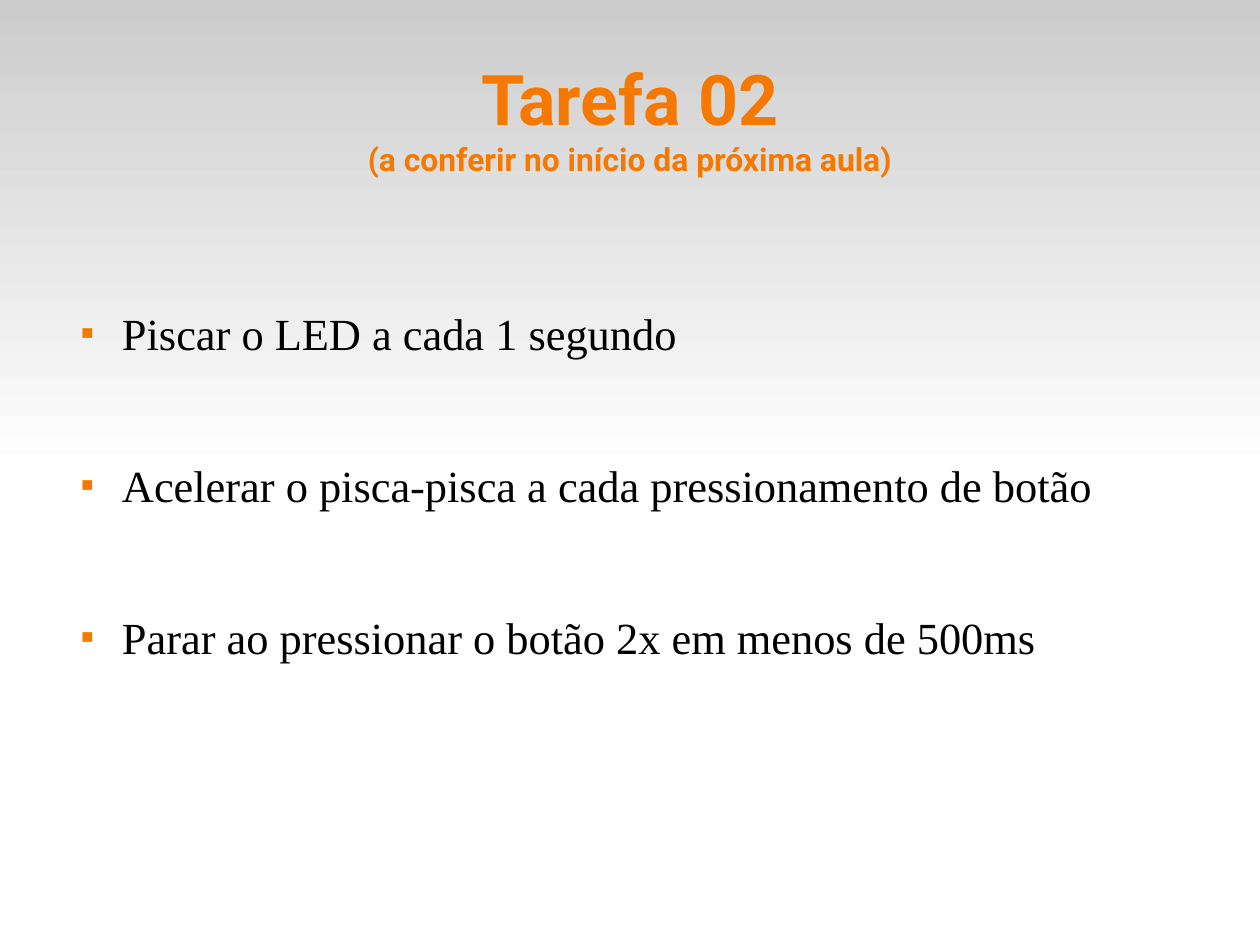
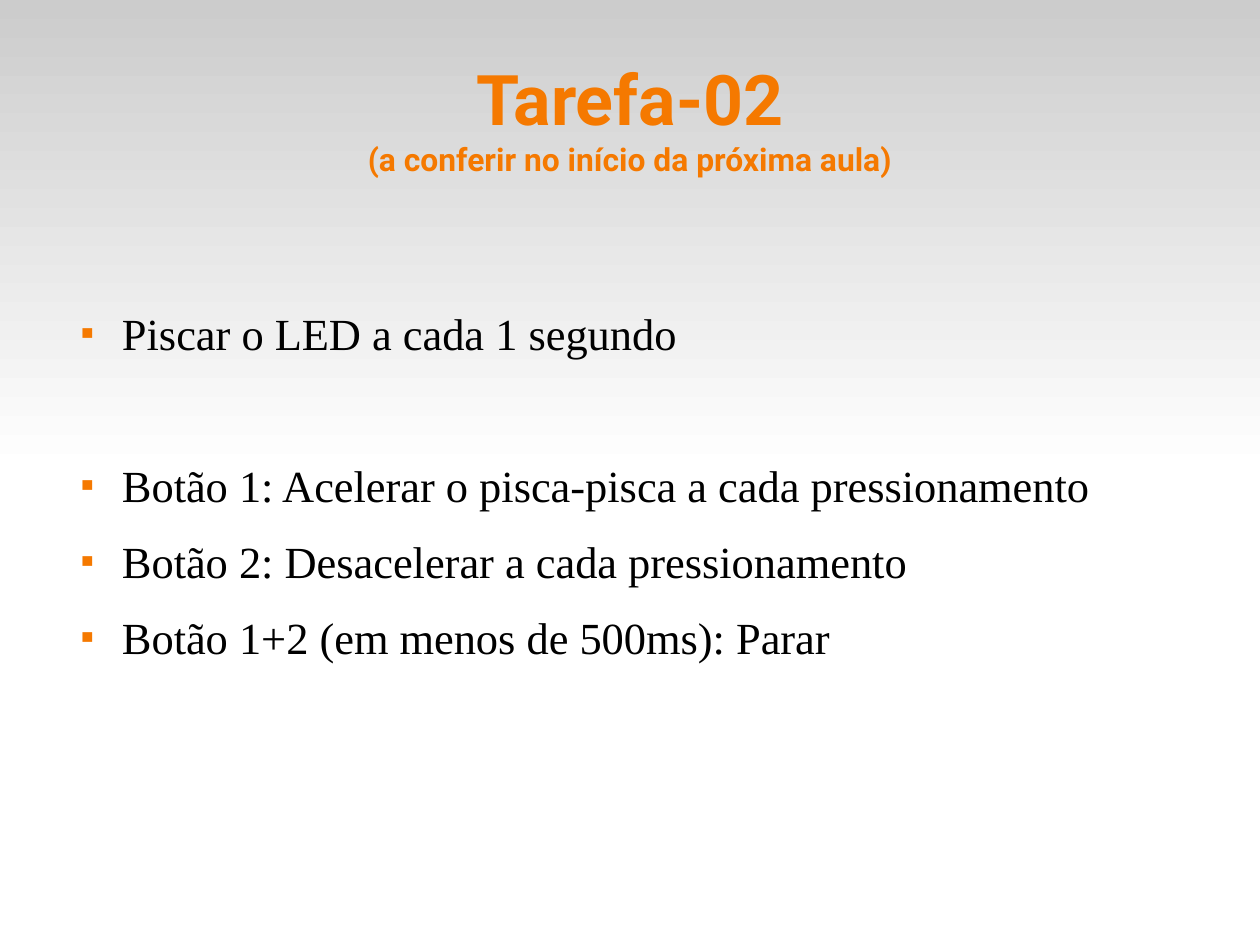
Before and after one commit to fsantanna-uerj/reativos, a slide deck: slide 10 of slides/02_arduino.odp. Drawn at 1260x945 pixels with LibreOffice and Linux fonts; fonts in the diff are those of the drawing. Boxes give left, top, right and bottom in pixels: in the first picture for what was removed or moved away, otherwise in the second. Text is boxed around its words. In the diff, an @@ line names an element or a change of style, - is before the commit and + after.

```diff
--- a/slides/02_arduino.odp
+++ b/slides/02_arduino.odp
@@ title at (x1=368, y1=72, x2=891, y2=178): text changed @@
-Tarefa 02
-(a conferir no início da próxima aula)
+Tarefa-02
+(a conferir no início da próxima aula)
@@ text at (x1=122, y1=471, x2=1090, y2=662): text changed @@
-■ Acelerar o pisca-pisca a cada pressionamento de botão
-■ Parar ao pressionar o botão 2x em menos de 500ms
+■ Botão 1: Acelerar o pisca-pisca a cada pressionamento
+■ Botão 2: Desacelerar a cada pressionamento
+■ Botão 1+2 (em menos de 500ms): Parar
```
Also in this commit, not shown: 5 other files.
